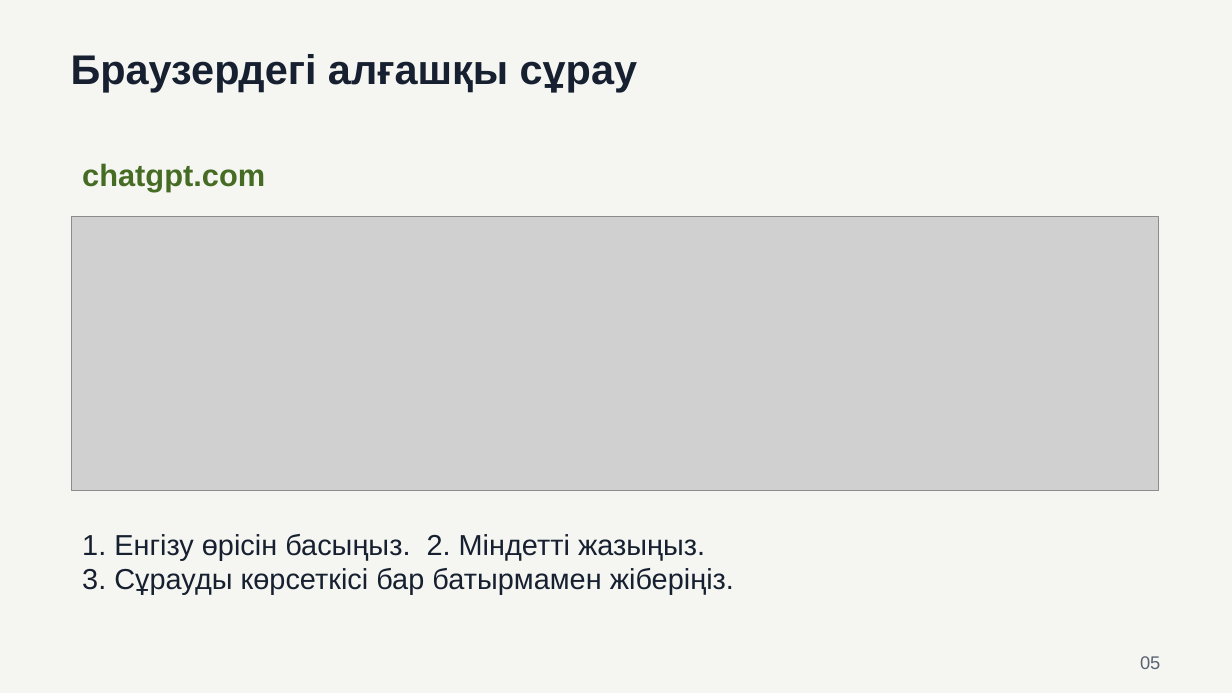
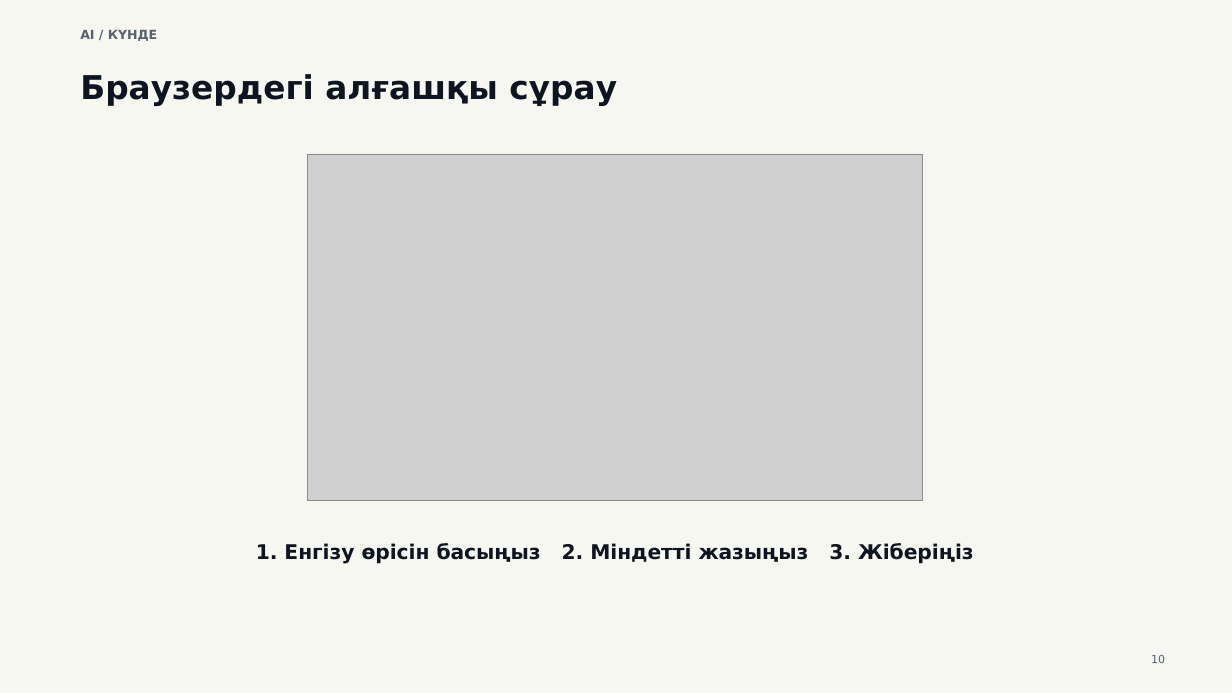
Before and after one commit to NursultanNurmukhamet/ai-masterclass-materials, a slide deck: slide 10 of presentation-kk.pptx (slide 5 before the commit). Drawn at 1232x693 pixels with LibreOffice and Linux fonts; fonts in the diff are those of the drawing; grey boxes stand for pictures. Boxes give left, top, right and bottom in pixels: in the first picture for what was removed or moved away, otherwise in the second. Text is boxed around its words. In the diff, an @@ line names an element or a change of style, - is before the commit and + after.

```diff
--- a/presentation-kk.pptx
+++ b/presentation-kk.pptx
@@ background #F5F6F1 to #F7F7F2 @@
@@ text "Браузердегі алғашқы сұрау": place and size @@
-text "Браузердегі алғашқы сұрау" at (71, 54, 637, 92)
+text "Браузердегі алғашқы сұрау" at (80, 74, 617, 106)
@@ text "Браузердегі алғашқы сұрау" at (80, 74, 617, 106): size 32.2 to 25.5 pt, font Arial to DejaVu Sans, text colour #172030 to #0E1420; vertical alignment top to middle @@
@@ text added at (80, 30, 157, 41), 9.7 pt, text #59616E, bold @@
+AI / КҮНДЕ
@@ text removed at (82, 163, 265, 192) @@
-chatgpt.com
@@ picture: place and size @@
-picture at (71, 216, 1159, 491)
+picture at (307, 154, 923, 501)
@@ text "1. Енгізу өрісін басыңыз 2. ..." at (256, 543, 974, 564): vertical alignment top to middle @@
@@ text at (256, 543, 974, 564): text changed; size 22.5 to 15.8 pt; font Arial to DejaVu Sans; text colour #172030 to #0E1420; bold on @@
-1. Енгізу өрісін басыңыз. 2. Міндетті жазыңыз.
-3. Сұрауды көрсеткісі бар батырмамен жіберіңіз.
+1. Енгізу өрісін басыңыз 2. Міндетті жазыңыз 3. Жіберіңіз
@@ text removed at (1140, 656, 1160, 669) @@
-05
@@ text added at (1151, 655, 1165, 663), 8.6 pt, text #59616E @@
+10
```
Also in this commit, not shown: 2 other slides changed, 56 slides added, 47 slides removed, 5 other files.
